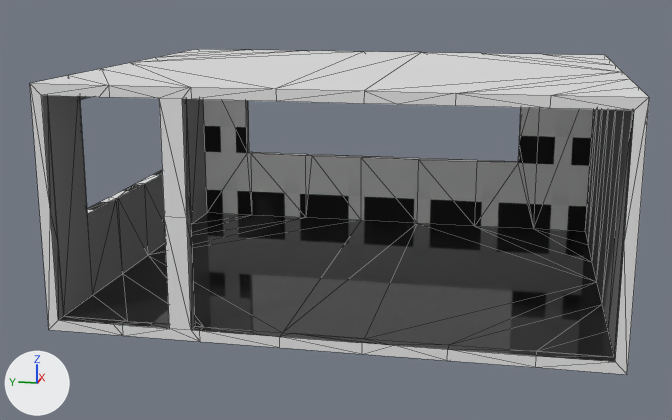
The glTF model apps/ui-xr/public/xr-assets/environment/infinigen-behavioral-health-private.glb, before and after one commit.
One viewpoint serves both versions: a 50 mm camera at (-11.18, -1.9, 3.53) aimed at (-0.17, 0.31, 0.78). Every picture has the same lights, and +X, +Y and +Z are marked at lower left. The picture after the commit comes second. Mesh edges are drawn as thin lines. Where no turn or scale is listed for an object, it has been applied to the vertices. Vertices at exactly the same position are counted once.

In view in the first picture: 'dining-room_0/0.exterior', 'dining-room_0/0.floor', 'dining-room_0/0.wall'.
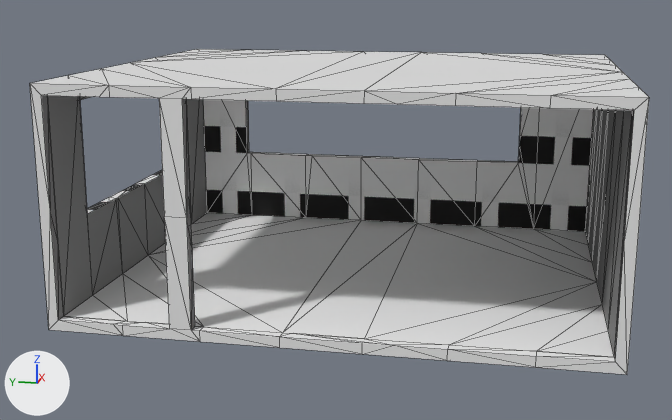
Location of each change, [x1, y1, x2, y2] in pixels of the pictures (672 x 420 px):
'dining-room_0/0.floor', surface changed (lighter)
    both: [59, 213, 615, 362]

The edits, one by one:
In material 'shader_ceramic_shader_rectangle_tile_tile.003' (mat_shader_ceramic_shader_rectangle_tile_tile_003), coat_weight is no longer 1.0.
me_circle_032 has 45 vertices, 44 faces and spans x -1.33..3.55, y -3.08..2.69, z 0.0.
me_circle_032 is used by ob_dining_room_0_0_floor; location (-1.17, 0.2, 0.0).
me_circle_032 part 1: texture (UV) coordinates of 44 of 44 faces, centred in x -1.29..3.31, y -2.83..2.48, z 0.0, changed; they spanned u 0.0..0.0, v 0.0..0.0 and now span u 0.0..0.85, v 0.0..1.0.
